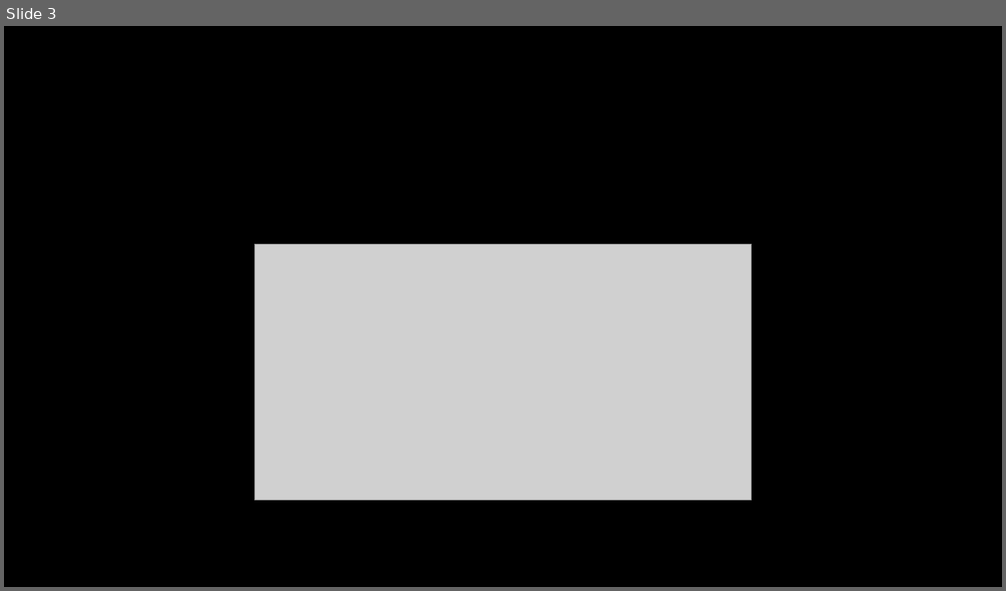
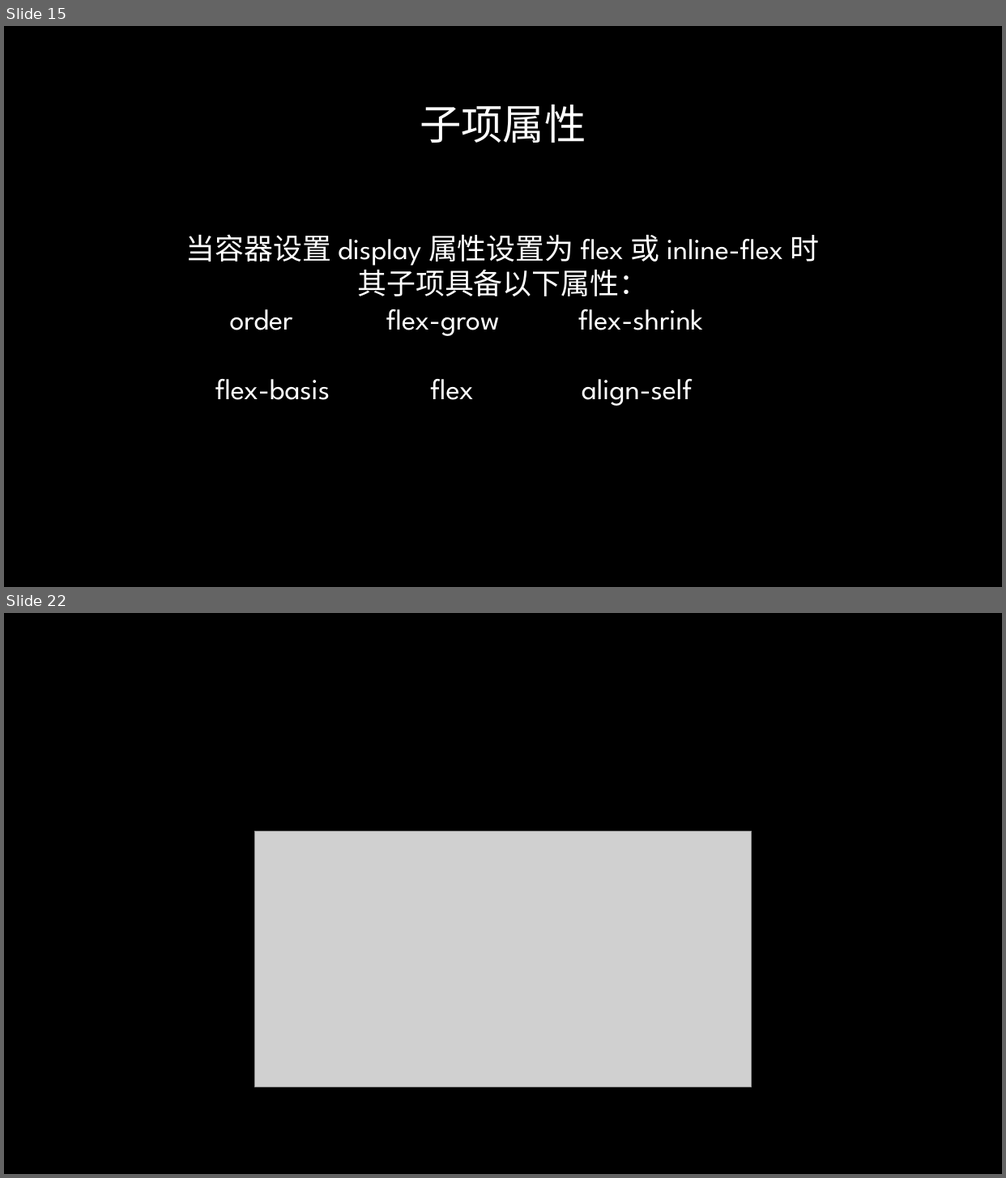
Before and after one commit to radiofly19841018/demo-flex, a slide deck: ppt/CSS Flex&Grid.pptx. Shown one above the other, each under a label of ours: slide 3 before the commit, slides 15 and 22 after it; the slides between them are not shown. The pictures are 1006x591 and 1006x1178 pixels, drawn with LibreOffice and Linux fonts; fonts in the diff are those of the drawing; grey boxes stand for pictures; background and template pictures are left out. Boxes give left, top, right and bottom in pixels: in the first picture for what was removed or moved away, otherwise in the second. Text is boxed around its words. In the diff, an @@ line names an element or a change of style, - is before the commit and + after.

```diff
--- a/ppt/CSS Flex&Grid.pptx
+++ b/ppt/CSS Flex&Grid.pptx
@@ slide 15 added at (x1=4, y1=26, x2=1002, y2=587), background picture (left out) @@
@@ title added at (x1=420, y1=105, x2=586, y2=143), 40 pt, text gradient #FFFFFF to #A6A6A6 @@
+子项属性
@@ text added at (x1=186, y1=234, x2=820, y2=406), 28 pt, text #FFFFFF @@
+当容器设置 display 属性设置为 flex 或 inline-flex 时
+其子项具备以下属性：
+order flex-grow flex-shrink
+flex-basis flex align-self
@@ what was slide 3 is now slide 22 @@
```
Also in this commit, not shown: 1 slide changed, 20 other slides added, 1 slide removed, 3 other files.
